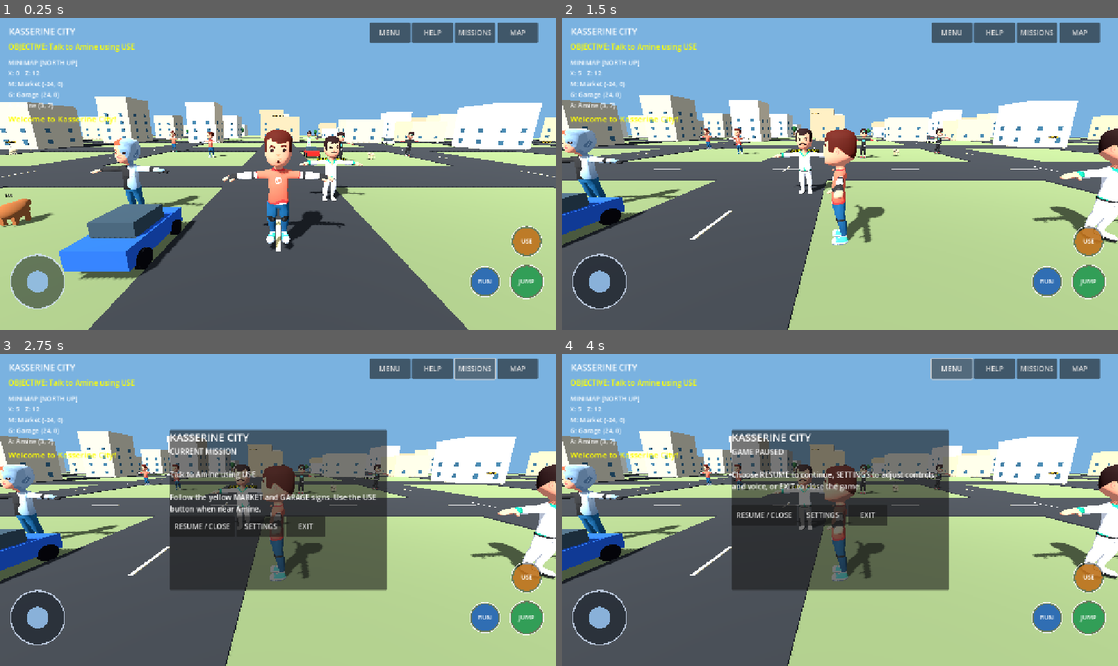
Above: before the commit, frames 1-4 (two rows, left to right).
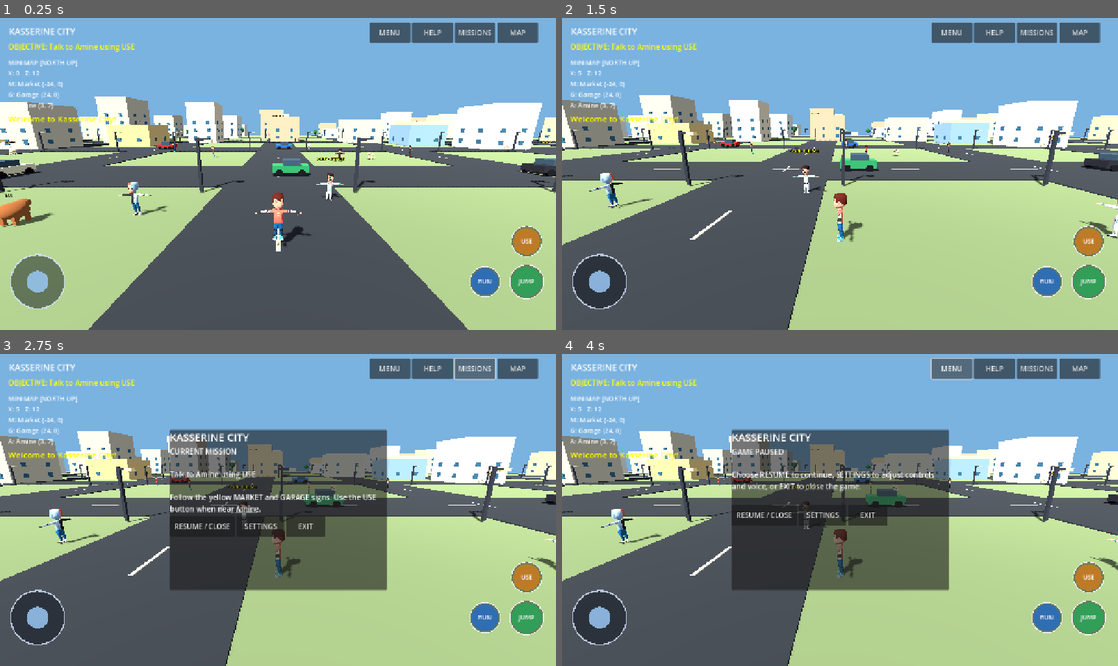
Above: after the commit, the same moments.

Repository: Gass-OS/Kasserine-City
Game: Godot game, scene res://main.tscn
The game is run twice, just before and just after one commit, with the same random seed, the same clock (stepped at 60 frames per second) and the same inputs.
Inputs (mouse positions are in pixels of both pictures, inside the frame that each line leads up to):
- Up to frame 1 (0.25 s): no input
- Up to frame 2 (1.5 s): move the mouse to (962, 158) at 0.52 s; hold D 0.53-1.25 s; click (962, 158) at 0.67 s; tap Space at 0.77 s; drag from (728, 189) to (812, 236) at 1.27 s
- Up to frame 3 (2.75 s): click "MISSIONS" at 2 s
- Up to frame 4 (4 s): click "MAP" at 2.75 s; click "MENU" at 3.5 s

The runs differ from the first frame. In frame 1, 10% of the frame differs, in the area x 0-100%, y 32-84%; in frame 2, 9.3%; in frame 3, 8.7%; in frame 4, 8.7%.

Commit message:
Add city landmarks pedestrians and moving traffic

Diff:
--- a/scripts/character_model.gd
+++ b/scripts/character_model.gd
@@ -24,6 +24,7 @@
         _apply_skin(model, texture)
 
     model.name = "KenneyCharacter"
+    model.scale = Vector3.ONE * 0.45
     return model
 
 static func _apply_skin(node: Node, texture: Texture2D) -> void:
--- a/scripts/world.gd
+++ b/scripts/world.gd
@@ -102,6 +102,16 @@
 
 
 var citizens: Array[Node3D] = []
+var citizen_routes: Array = []
+var citizen_route_indices: Array[int] = []
+var citizen_speeds: Array[float] = []
+var citizen_waits: Array[float] = []
+var city_clock := 0.0
+
+var traffic_cars: Array[Node3D] = []
+var traffic_paths: Array = []
+var traffic_targets: Array[int] = []
+var traffic_speeds: Array[float] = []
 
 func _create_people():
     var places = [
@@ -124,6 +134,22 @@
         citizens.append(person)
         _human(person, i)
 
+        # Keep Amine in place so the introductory mission remains reliable.
+        var route: Array[Vector3] = []
+        if i > 0:
+            var start: Vector3 = places[i]
+            var offset := 2.0 + float(i % 3) * 0.45
+            route = [
+                start,
+                start + Vector3(offset, 0, 0),
+                start + Vector3(offset, 0, offset),
+                start + Vector3(0, 0, offset)
+            ]
+        citizen_routes.append(route)
+        citizen_route_indices.append(1 if i > 0 else 0)
+        citizen_speeds.append(0.75 + float(i % 4) * 0.18)
+        citizen_waits.append(float(i % 3) * 0.6)
+
     var guide = Label3D.new()
     guide.text = "AMINE - MISSIONS"
     guide.font_size = 36
@@ -133,6 +159,15 @@
 
     _landmark("MARKET", Vector3(-24, 3, 0))
     _landmark("GARAGE", Vector3(24, 3, 0))
+
+    _create_landmark_building("SCHOOL", Vector3(-36, 0, -36),
+        Vector3(10, 5, 9), Color(0.82, 0.69, 0.43))
+    _create_landmark_building("POLICE", Vector3(36, 0, -36),
+        Vector3(9, 5, 9), Color(0.48, 0.59, 0.72))
+    _create_landmark_building("HOSPITAL", Vector3(-36, 0, 36),
+        Vector3(11, 5.5, 10), Color(0.82, 0.84, 0.79))
+    _create_landmark_building("CAFE", Vector3(36, 0, 36),
+        Vector3(8, 3.5, 8), Color(0.73, 0.48, 0.31))
 
 func _human(root: Node3D, index: int):
     var model = CharacterModel.build(index)
@@ -196,11 +231,24 @@
     _create_animal(Vector3(-42, 0, -15), Color(0.75, 0.68, 0.52), "CAT")
     _create_animal(Vector3(68, 0, 68), Color(0.46, 0.28, 0.14), "DOG")
 
-    _create_car(Vector3(5.0, 0, -12), Color(0.72, 0.12, 0.10), 0.0)
-    _create_car(Vector3(-5.0, 0, 12), Color(0.12, 0.32, 0.72), PI)
-    _create_car(Vector3(29.0, 0, -36), Color(0.82, 0.78, 0.63), 0.0)
-    _create_car(Vector3(-19.0, 0, 36), Color(0.15, 0.48, 0.28), PI)
-    _create_car(Vector3(53.0, 0, 12), Color(0.12, 0.12, 0.14), PI)
+    _create_street_lights()
+
+    # Five AI cars follow connected loops on the actual road grid.
+    _create_traffic_car(Vector3(-24, 0, -24), Color(0.72, 0.12, 0.10),
+        [Vector3(-24, 0, -24), Vector3(0, 0, -24),
+         Vector3(0, 0, 0), Vector3(-24, 0, 0)], 4.2)
+    _create_traffic_car(Vector3(0, 0, -24), Color(0.12, 0.32, 0.72),
+        [Vector3(0, 0, -24), Vector3(24, 0, -24),
+         Vector3(24, 0, 0), Vector3(0, 0, 0)], 4.6)
+    _create_traffic_car(Vector3(-24, 0, 0), Color(0.82, 0.78, 0.63),
+        [Vector3(-24, 0, 0), Vector3(-24, 0, 24),
+         Vector3(0, 0, 24), Vector3(0, 0, 0)], 3.8)
+    _create_traffic_car(Vector3(0, 0, 0), Color(0.15, 0.48, 0.28),
+        [Vector3(0, 0, 0), Vector3(24, 0, 0),
+         Vector3(24, 0, 24), Vector3(0, 0, 24)], 4.4)
+    _create_traffic_car(Vector3(24, 0, 0), Color(0.12, 0.12, 0.14),
+        [Vector3(24, 0, 0), Vector3(48, 0, 0),
+         Vector3(48, 0, 24), Vector3(24, 0, 24)], 4.0)
 
 func _create_tree(pos: Vector3, scale_factor: float):
     var tree = Node3D.new()
@@ -278,7 +326,7 @@
     label.modulate = Color(1, 1, 1, 0.85)
     animal.add_child(label)
 
-func _create_car(pos: Vector3, paint: Color, angle: float):
+func _create_car(pos: Vector3, paint: Color, angle: float) -> Node3D:
     var car = Node3D.new()
     car.name = "ParkedCar"
     car.position = pos
@@ -304,7 +352,102 @@
             wheel.material_override = rubber
             car.add_child(wheel)
 
+    return car
+
+func _create_traffic_car(start: Vector3, paint: Color,
+        route: Array, speed: float):
+    var car := _create_car(start, paint, 0.0)
+    traffic_cars.append(car)
+    traffic_paths.append(route)
+    traffic_targets.append(1)
+    traffic_speeds.append(speed)
+
+func _update_traffic(delta: float):
+    for i in range(traffic_cars.size()):
+        var car: Node3D = traffic_cars[i]
+        var route: Array = traffic_paths[i]
+        if route.size() < 2:
+            continue
+
+        var target: Vector3 = route[traffic_targets[i]]
+        var difference := target - car.position
+        difference.y = 0.0
+        var distance := difference.length()
+
+        if distance < 0.65:
+            traffic_targets[i] = (traffic_targets[i] + 1) % route.size()
+            continue
+
+        var direction := difference.normalized()
+        car.position += direction * minf(traffic_speeds[i] * delta, distance)
+        car.rotation.y = atan2(-direction.x, -direction.z)
+
+func _create_landmark_building(title: String, pos: Vector3,
+        size: Vector3, color: Color):
+    _box(self, size, pos + Vector3(0, size.y * 0.5, 0), color, true)
+    _add_windows(pos.x, pos.z, size.x, size.z, size.y)
+
+    var sign := Label3D.new()
+    sign.text = title
+    sign.font_size = 32
+    sign.position = pos + Vector3(0, size.y + 1.0, 0)
+    sign.modulate = Color(1.0, 0.91, 0.62)
+    add_child(sign)
+
+func _create_street_lamp(pos: Vector3):
+    var lamp := Node3D.new()
+    lamp.name = "StreetLamp"
+    lamp.position = pos
+    add_child(lamp)
+
+    _box(lamp, Vector3(0.18, 3.6, 0.18),
+        Vector3(0, 1.8, 0), Color(0.16, 0.17, 0.19))
+    _box(lamp, Vector3(0.9, 0.14, 0.18),
+        Vector3(0.35, 3.5, 0), Color(0.16, 0.17, 0.19))
+    _box(lamp, Vector3(0.45, 0.2, 0.36),
+        Vector3(0.72, 3.42, 0), Color(1.0, 0.88, 0.55))
+
+func _create_street_lights():
+    # Lamps stand just outside the 8 m roads, clear of the lane centers.
+    for road_index in range(-3, 4):
+        var p := float(road_index) * 24.0
+        for side in [-1.0, 1.0]:
+            for along in range(-3, 4):
+                var q := float(along) * 24.0
+                _create_street_lamp(Vector3(p + side * 5.2, 0, q + 5.2))
+
+func _update_pedestrians(delta: float):
+    for i in range(citizens.size()):
+        var route: Array = citizen_routes[i]
+        if route.size() < 2:
+            continue
+
+        if citizen_waits[i] > 0.0:
+            citizen_waits[i] = maxf(0.0, citizen_waits[i] - delta)
+            continue
+
+        var person := citizens[i]
+        var target: Vector3 = route[citizen_route_indices[i]]
+        var current := person.position
+        var difference := target - current
+        difference.y = 0.0
+
+        if difference.length() < 0.18:
+            citizen_route_indices[i] = (
+                citizen_route_indices[i] + 1
+            ) % route.size()
+            citizen_waits[i] = 0.3 + float(i % 4) * 0.35
+            continue
+
+        var direction := difference.normalized()
+        person.position += direction * citizen_speeds[i] * delta
+        person.rotation.y = atan2(-direction.x, -direction.z)
+
 func _process(delta):
+    city_clock += delta
+    _update_pedestrians(delta)
+    _update_traffic(delta)
+
     animal_clock += delta
     for i in range(animal_nodes.size()):
         var angle = animal_clock * 0.32 + float(i) * 1.7
